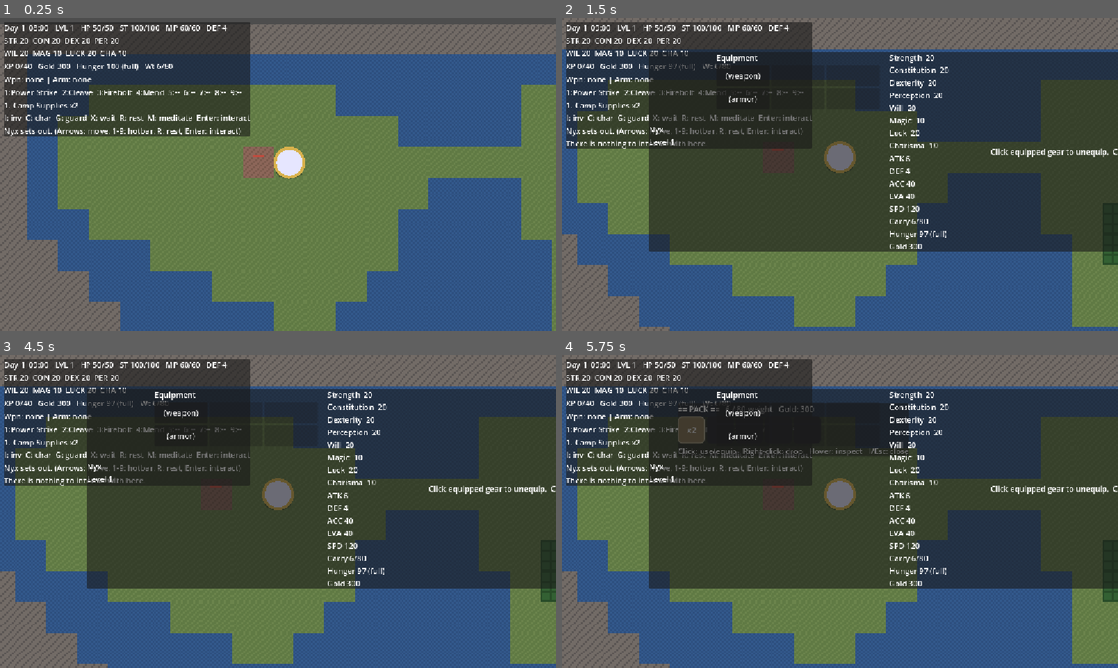
Above: before the commit, frames 1-4 (two rows, left to right).
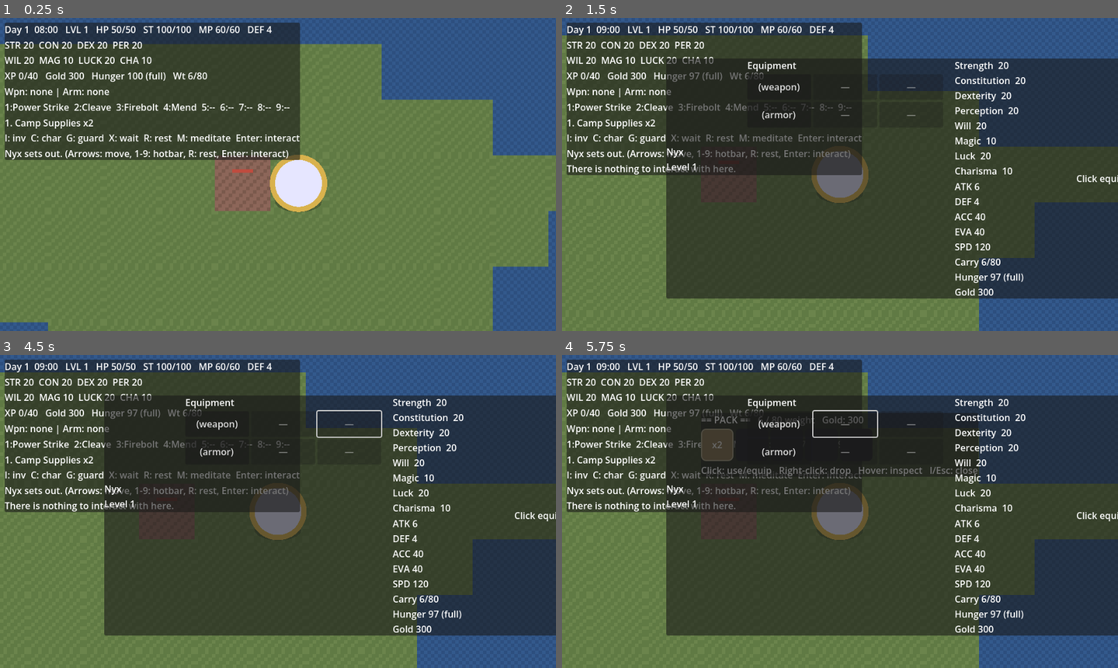
Above: after the commit, the same moments.

Repository: WaifuGuardian/nyx-game
Game: Godot game, scene res://Main.tscn
Same seed, same stepped clock (60 frames per second), same inputs: the game is played once before the commit and once after it.
Inputs (mouse positions are in pixels of both pictures, inside the frame that each line leads up to):
- Up to frame 1 (0.25 s): no input
- Up to frame 2 (1.5 s): tap Enter at 0.5 s; move the mouse to (962, 158) at 0.52 s; hold Right (ui_right) 0.53-1.25 s; tap C at 0.6 s; click (962, 158) at 0.67 s; tap Space at 0.77 s; click "(weapon)" at 1.25 s
- Up to frame 3 (4.5 s): click "(armor)" at 2 s; tap Space at 2.75, 3.02, 4.25 s; move the mouse to (166, 527) at 2.77 s; hold Down (ui_down) 2.78-3.53 s; tap Enter at 2.85, 3.5 s; click (166, 527) at 2.92 s; move the mouse to (333, 442) at 3.52 s; hold Right (ui_right) 3.53-4.28 s; tap E at 3.6 s; click (333, 442) at 3.67 s; move the mouse to (250, 574) at 4.27 s; hold Up (ui_up) from 4.28 s (still down); tap M at 4.35 s; click (250, 574) at 4.42 s
- Up to frame 4 (5.75 s): tap Space at 4.52, 5.27 s; tap Enter at 5 s; move the mouse to (1006, 558) at 5.02 s; release Up (ui_up) at 5.03 s; hold Left (ui_left) from 5.03 s (still down); tap I at 5.1 s; click (1006, 558) at 5.17 s

The runs differ from the first frame. In frame 1, 57% of the frame differs, in the area x 0-100%, y 0-100%; in frame 2, 57%; in frame 3, 57%; in frame 4, 58%.

Commit message:
Camera zoom
Camera zoom+fullscreen

Diff:
--- a/project.godot
+++ b/project.godot
@@ -21,8 +21,11 @@
 
 [display]
 
+window/size/viewport_width=960
+window/size/viewport_height=540
+window/size/mode=3
 window/stretch/mode="canvas_items"
-window/stretch/aspect="expand"
+window/stretch/scale_mode="integer"
 
 [editor]
 
--- a/scripts/main.gd
+++ b/scripts/main.gd
@@ -4,20 +4,27 @@
 
 
 func _ready() -> void:
-	var grid := GridContainer.new()
-	seed(12345)
+	seed(12345)  # fixed seed for reproducible maps; swap for randomize()
 	Game.new_game()
 	cam = Camera2D.new()
-	cam.zoom = Vector2(4, 4)
+	cam.zoom = Vector2(6, 6)
 	add_child(cam)
 	cam.make_current()
+
+
+func _unhandled_input(event: InputEvent) -> void:
+	if event is InputEventMouseButton and event.pressed:
+		if event.button_index == MOUSE_BUTTON_WHEEL_UP:
+			cam.zoom = Vector2.ONE * clampf(cam.zoom.x + 1.0, 3.0, 9.0)
+		elif event.button_index == MOUSE_BUTTON_WHEEL_DOWN:
+			cam.zoom = Vector2.ONE * clampf(cam.zoom.x - 1.0, 3.0, 9.0)
 
 
 func _process(_delta: float) -> void:
 	if is_instance_valid(Game.player):
 		var view_size := get_viewport_rect().size / cam.zoom
 		var map_px := Vector2(Game.current_map.size) * Game.TILE
-		# Center on the player, then clamp so the map edges never come inward.
+		# Center on the player, clamp to map edges; adapt zoom live.
 		var target := Game.player.position
 		if map_px.x > view_size.x:
 			target.x = clampf(target.x, view_size.x / 2, map_px.x - view_size.x / 2)
